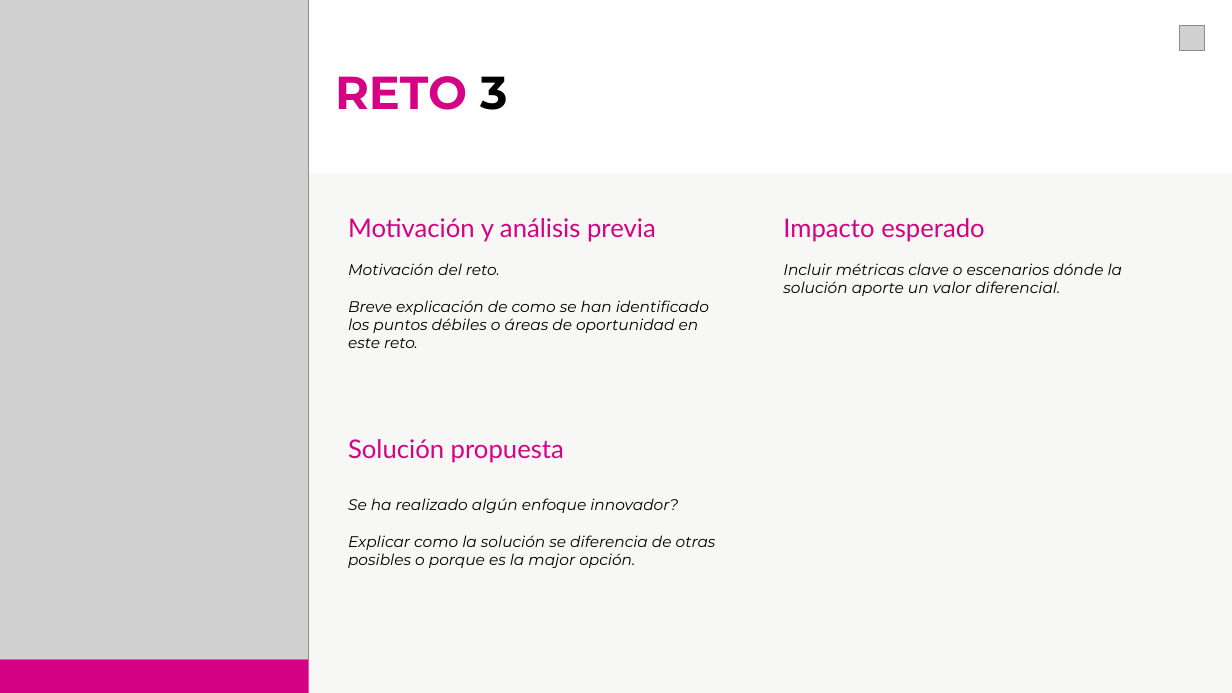
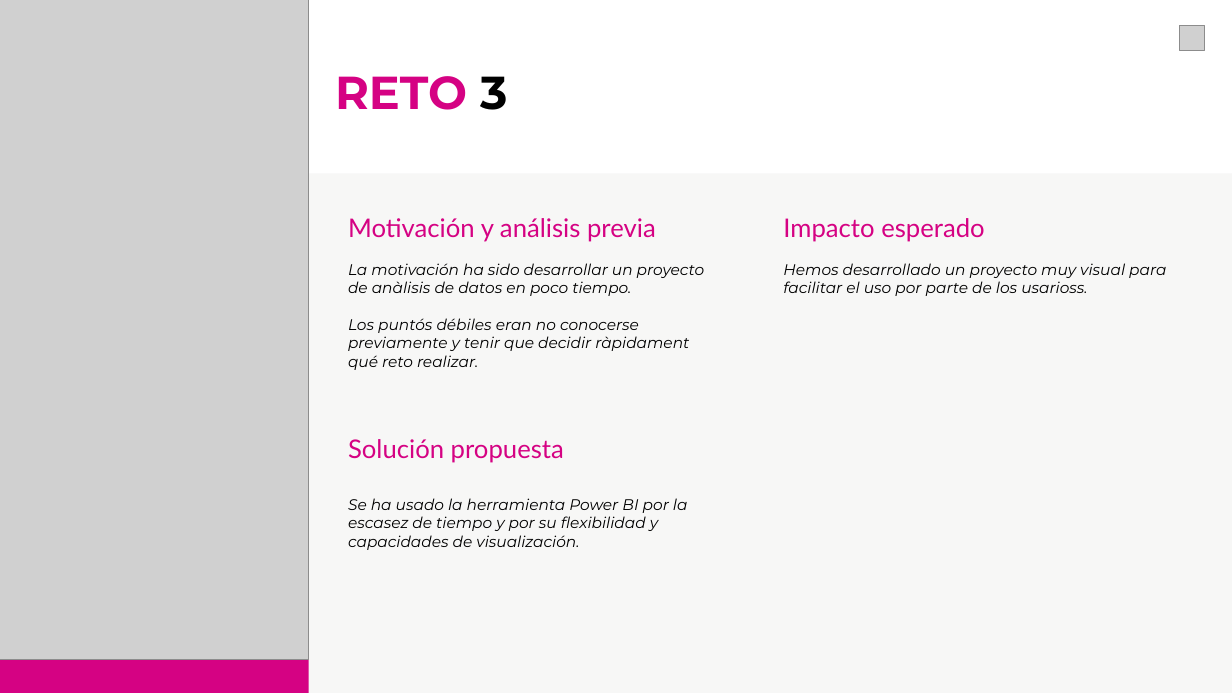
Before and after one commit to cvilafer/Datato_Equipo1_Reto3, a slide deck: slide 2 of Datato2025_Equipo1_Reto3.pptx. Drawn at 1232x693 pixels with LibreOffice and Linux fonts; fonts in the diff are those of the drawing; grey boxes stand for pictures; background and template pictures are left out. Boxes give left, top, right and bottom in pixels: in the first picture for what was removed or moved away, otherwise in the second. Text is boxed around its words. In the diff, an @@ line names an element or a change of style, - is before the commit and + after.

Commit message:
actualizaciono power point

```diff
--- a/Datato2025_Equipo1_Reto3.pptx
+++ b/Datato2025_Equipo1_Reto3.pptx
@@ text at [348, 263, 705, 370]: text changed @@
-Motivación del reto.
-Breve explicación de como se han identificado los puntos débiles o áreas de oportunidad en este reto.
+La motivación ha sido desarrollar un proyecto de anàlisis de datos en poco tiempo.
+Los puntós débiles eran no conocerse previamente y tenir que decidir ràpidament qué reto realizar.
@@ text at [783, 263, 1166, 296]: text changed @@
-Incluir métricas clave o escenarios dónde la solución aporte un valor diferencial.
+Hemos desarrollado un proyecto muy visual para facilitar el uso por parte de los usarioss.
@@ text at [348, 498, 688, 550]: text changed @@
-Se ha realizado algún enfoque innovador?
-Explicar como la solución se diferencia de otras posibles o porque es la major opción.
+Se ha usado la herramienta Power BI por la escasez de tiempo y por su flexibilidad y capacidades de visualización.
```
Also in this commit, not shown: 3 other slides changed.
